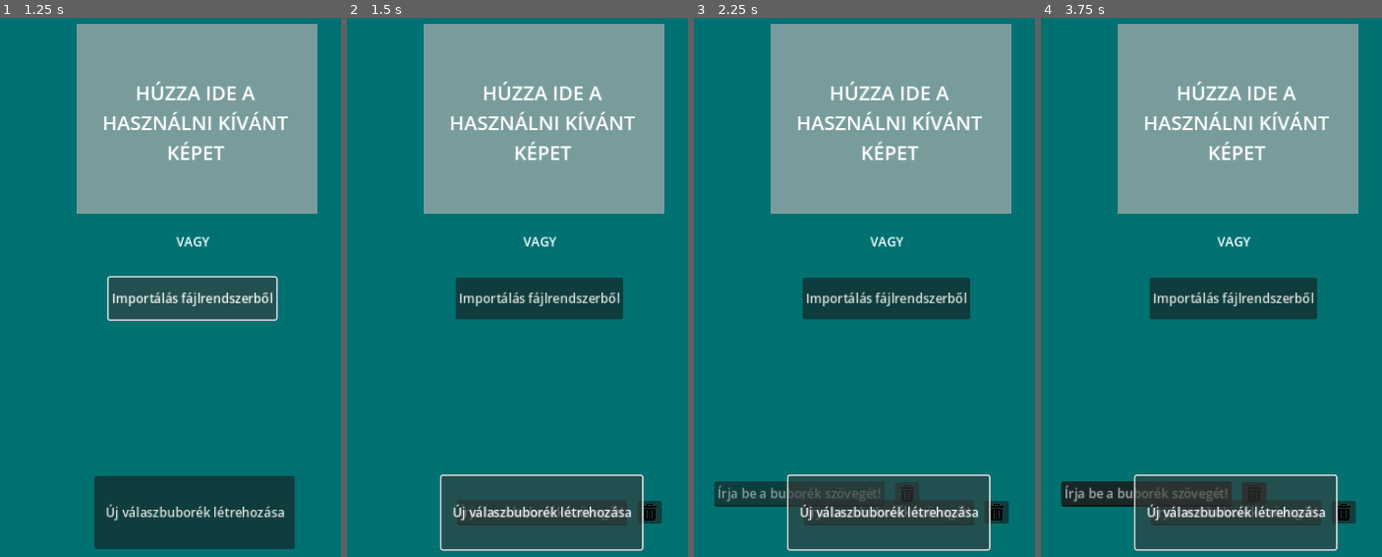
Above: before the commit, frames 1-4 (left to right).
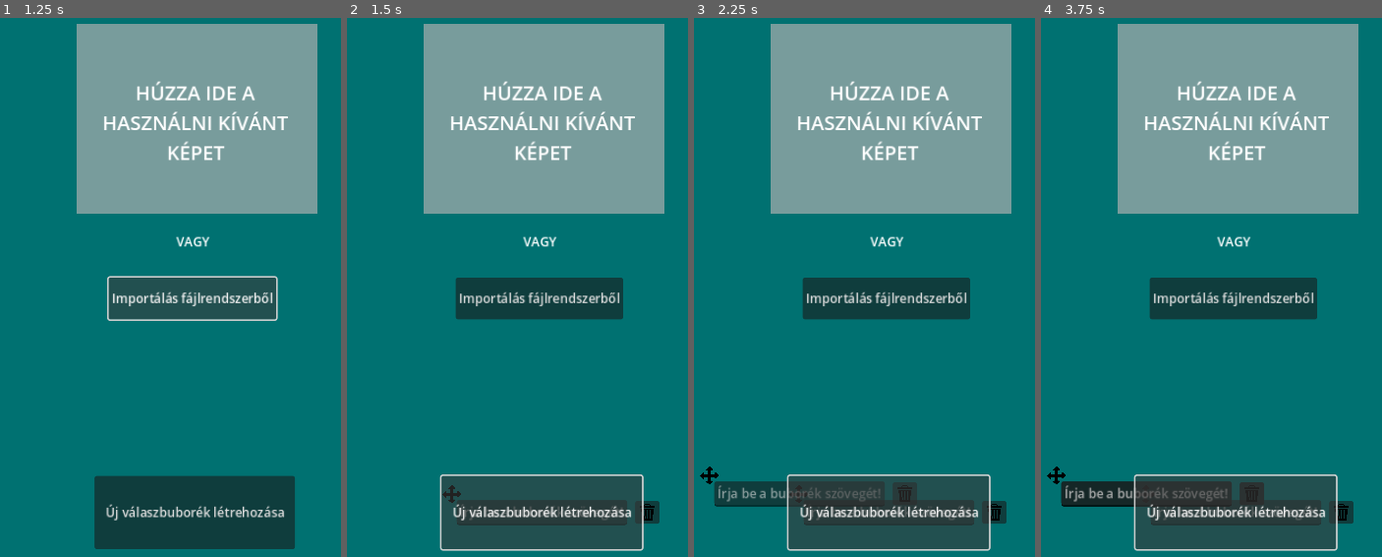
Above: after the commit, the same moments.

Repository: szuhi27/school-quiz-godot
Game: Godot game, scene res://quiz_maker_assets/quiz_maker.tscn
The game is run twice, just before and just after one commit, with the same random seed, the same clock (stepped at 60 frames per second) and the same inputs.
Inputs (mouse positions are in pixels of both pictures, inside the frame that each line leads up to):
- Up to frame 1 (1.25 s): click "Importálás fájlrendszerből" at 0.5 s
- Up to frame 2 (1.5 s): click "Új válaszbuborék létrehozása" at 1.25 s
- Up to frame 3 (2.25 s): click (799, 492) at 2.02 s
- Up to frame 4 (3.75 s): click "Importálás fájlrendszerből" at 2.75 s; click (1146, 492) at 3.52 s

Frame 1 is identical in both runs. In frame 2, 0.1% of the frame differs, in the area x 27-93%, y 86-94%; in frame 3, 0.2%, in the area x 1-93%, y 83-94%; in frame 4, 0.2%.

Commit message:
made bubble movable
made the new answer bubble movable
there seems to be a problem with current version on Godot, so had to find a different way to move it

Diff:
--- a/quiz_maker_assets/answer_bubble.tscn
+++ b/quiz_maker_assets/answer_bubble.tscn
@@ -1,15 +1,26 @@
-[gd_scene load_steps=4 format=3 uid="uid://drnit6xvsphed"]
+[gd_scene load_steps=5 format=3 uid="uid://drnit6xvsphed"]
 
 [ext_resource type="Script" path="res://quiz_maker_assets/answer_bubble_contol.gd" id="1_wqhkn"]
 [ext_resource type="Texture2D" uid="uid://d2avstl64ot5l" path="res://quiz_maker_assets/bin.png" id="2_nhfb2"]
+[ext_resource type="Texture2D" uid="uid://dpyj23cpgtdgo" path="res://quiz_maker_assets/move.png" id="3_2sydx"]
 
 [sub_resource type="RectangleShape2D" id="RectangleShape2D_qmv4v"]
-size = Vector2(292, 45)
+size = Vector2(270, 41)
 
 [node name="AnswerBubble" type="Node2D"]
 script = ExtResource("1_wqhkn")
 
-[node name="LineEdit" type="LineEdit" parent="."]
+[node name="Control" type="Control" parent="."]
+layout_mode = 3
+anchors_preset = 15
+anchor_right = 1.0
+anchor_bottom = 1.0
+grow_horizontal = 2
+grow_vertical = 2
+metadata/_edit_use_anchors_ = true
+
+[node name="LineEdit" type="LineEdit" parent="Control"]
+layout_mode = 1
 anchors_preset = 8
 anchor_left = 0.5
 anchor_top = 0.5
@@ -25,14 +36,15 @@
 alignment = 1
 expand_to_text_length = true
 
-[node name="DeleteButton" type="Button" parent="."]
+[node name="DeleteButton" type="Button" parent="Control"]
+layout_mode = 1
 anchors_preset = 11
 anchor_left = 1.0
 anchor_right = 1.0
 anchor_bottom = 1.0
-offset_left = 122.0
+offset_left = 119.0
 offset_top = -15.0
-offset_right = 153.0
+offset_right = 150.0
 offset_bottom = 14.0
 grow_horizontal = 0
 grow_vertical = 2
@@ -40,12 +52,32 @@
 icon_alignment = 1
 expand_icon = true
 
+[node name="MoveButton" type="TextureButton" parent="Control"]
+layout_mode = 1
+anchors_preset = 3
+anchor_left = 1.0
+anchor_top = 1.0
+anchor_right = 1.0
+anchor_bottom = 1.0
+offset_left = -127.0
+offset_top = -36.0
+offset_right = -101.0
+offset_bottom = -11.0
+grow_horizontal = 0
+grow_vertical = 0
+texture_normal = ExtResource("3_2sydx")
+ignore_texture_size = true
+stretch_mode = 0
+
 [node name="Area2D" type="Area2D" parent="."]
-position = Vector2(-108, -19)
+visible = false
+position = Vector2(-1, -2)
 
 [node name="CollisionShape2D" type="CollisionShape2D" parent="Area2D"]
-position = Vector2(133, 19)
+position = Vector2(24, 1)
 shape = SubResource("RectangleShape2D_qmv4v")
 
-[connection signal="pressed" from="DeleteButton" to="." method="_on_delete_button_pressed"]
+[connection signal="pressed" from="Control/DeleteButton" to="." method="_on_delete_button_pressed"]
+[connection signal="button_down" from="Control/MoveButton" to="." method="_on_move_button_button_down"]
+[connection signal="button_up" from="Control/MoveButton" to="." method="_on_move_button_button_up"]
 [connection signal="input_event" from="Area2D" to="." method="_on_area_2d_input_event"]
--- a/quiz_maker_assets/answer_bubble_contol.gd
+++ b/quiz_maker_assets/answer_bubble_contol.gd
@@ -1,22 +1,28 @@
 extends Node2D
 
 var selected = false
-var mouse_offset = Vector2(0, 0)
+var mouse_offset = Vector2(115, 23)
 
 func _process(delta: float) -> void:
 	if selected:
 		position = get_global_mouse_position() + mouse_offset
 
-
-
-func _on_area_2d_input_event(viewport: Node, event: InputEvent, shape_idx: int) -> void:
-	if event is InputEventMouseButton and event.button_index == MOUSE_BUTTON_LEFT:
-		if event.pressed:
-			mouse_offset = position - get_global_mouse_position()
-			selected = true
-		else:
-			selected = false
-
+#this should work, but apparently there is a problem with the current version of gogot (4.3)
+#
+#func _on_area_2d_input_event(viewport: Node, event: InputEvent, shape_idx: int) -> void:
+	#if event is InputEventMouseButton and event.button_index == MOUSE_BUTTON_LEFT:
+		#print_debug("wn")
+		#if event.pressed:
+			#mouse_offset = position - get_global_mouse_position()
+			#selected = true
+		#else:
+			#selected = false
 
 func _on_delete_button_pressed() -> void:
 	queue_free()
+
+func _on_move_button_button_down() -> void:
+	selected = true
+
+func _on_move_button_button_up() -> void:
+	selected = false
Binary file added: quiz_maker_assets/move.png
Not shown, added: quiz_maker_assets/move.png.import
